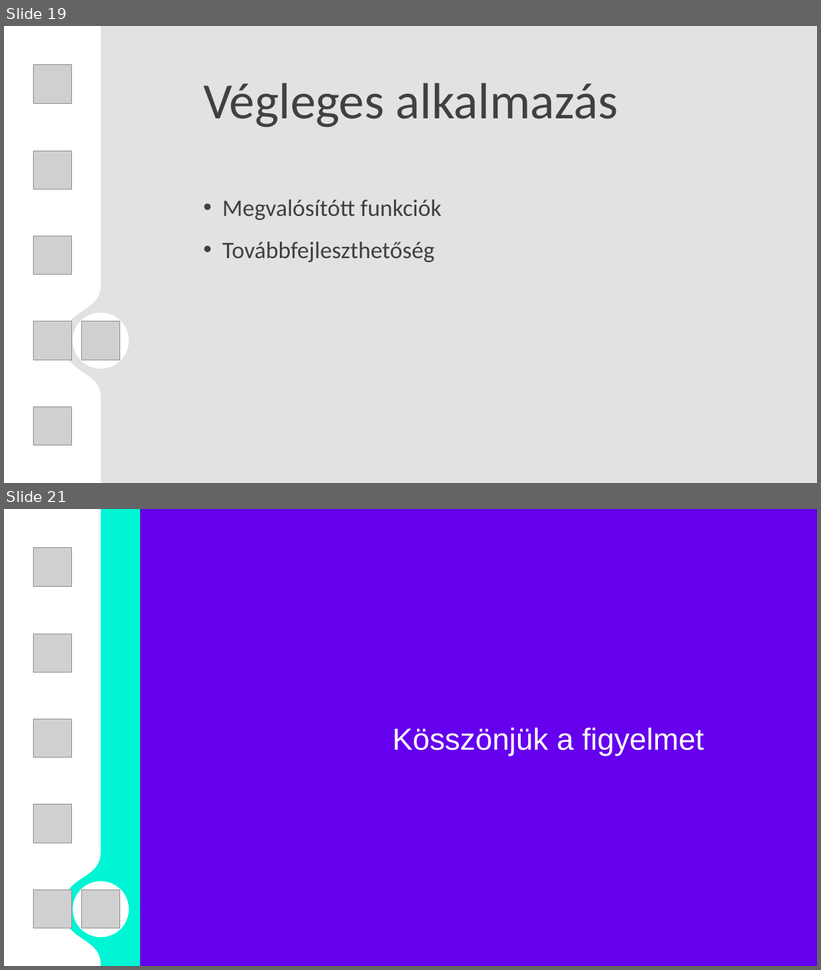
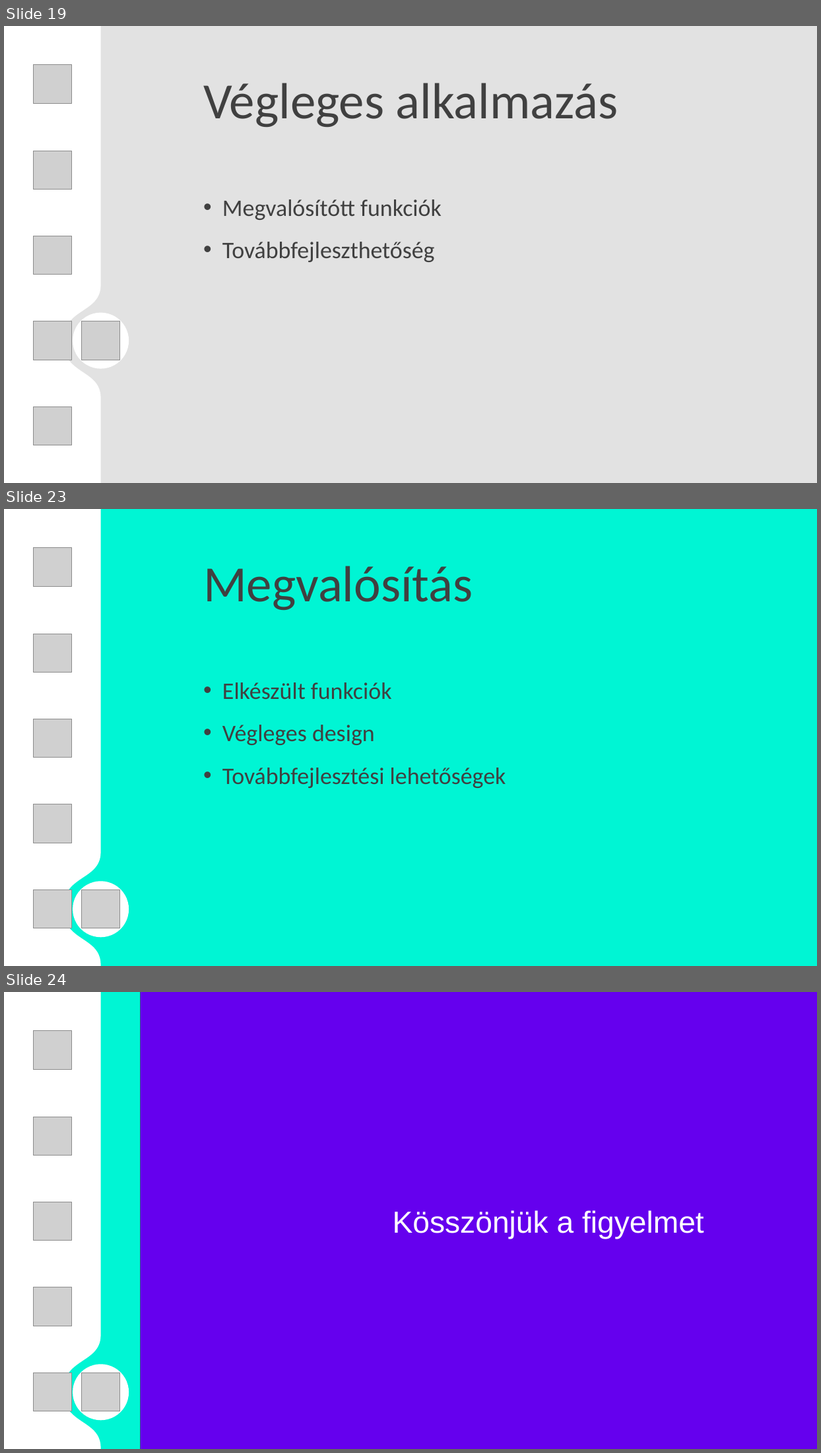
Before and after one commit to egri-richard/TurboNote, a slide deck: TNote_presentation.pptx. Shown one above the other, each under a label of ours: slides 19 and 21 before the commit, slides 19, 23 and 24 after it; the slides between them are not shown. The pictures are 821x970 and 821x1453 pixels, drawn with LibreOffice and Linux fonts; fonts in the diff are those of the drawing; grey boxes stand for pictures; background and template pictures are left out. Boxes give left, top, right and bottom in pixels: in the first picture for what was removed or moved away, otherwise in the second. Text is boxed around its words. In the diff, an @@ line names an element or a change of style, - is before the commit and + after.

```diff
--- a/TNote_presentation.pptx
+++ b/TNote_presentation.pptx
@@ slide 23 added at (4, 509, 817, 966), background #00F5D4 @@
@@ freeform shape added at (4, 509, 100, 966), fill #FFFFFF @@
@@ picture added at (33, 548, 72, 586) @@
@@ text added at (203, 566, 473, 610), 60 pt, text #404040 @@
+Megvalósítás
@@ picture added at (33, 634, 72, 673) @@
@@ text added at (222, 683, 506, 788), 28 pt, text #404040 @@
+• Elkészült funkciók
+• Végleges design
+• Továbbfejlesztési lehetőségek
@@ ellipse added at (4, 710, 5, 766), fill #FFFFFF @@
@@ picture added at (33, 719, 72, 757) @@
@@ picture added at (33, 805, 72, 843) @@
@@ ellipse added at (73, 882, 129, 938), fill #FFFFFF @@
@@ picture added at (33, 890, 72, 929) @@
@@ picture added at (81, 890, 120, 929) @@
@@ what was slide 21 is now slide 24 @@
```
Also in this commit, not shown: 1 slide changed, 2 other slides added.
